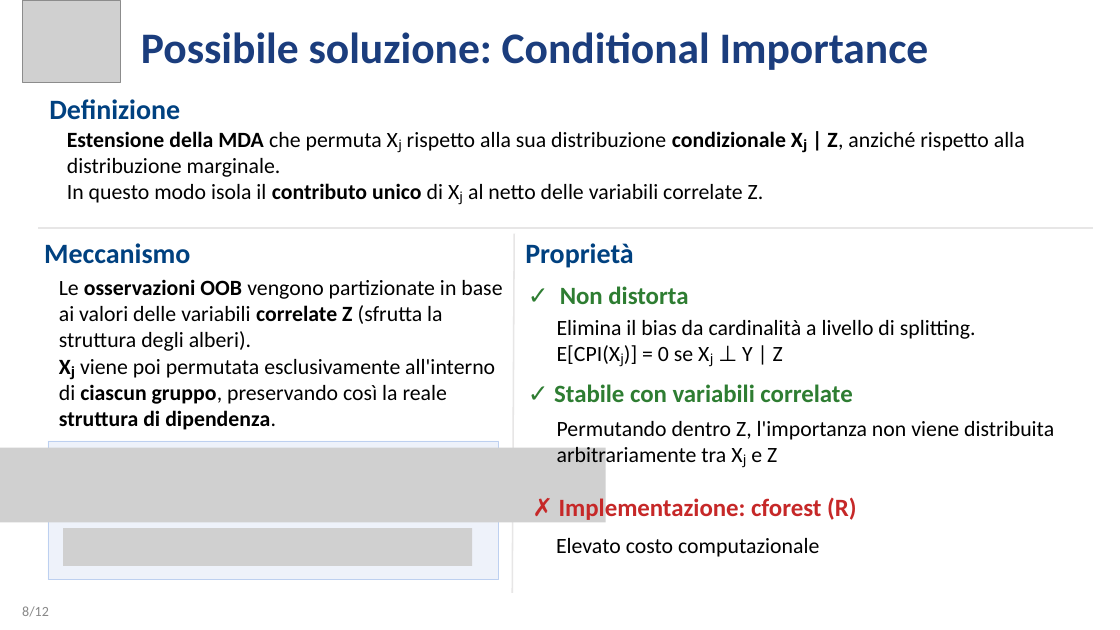
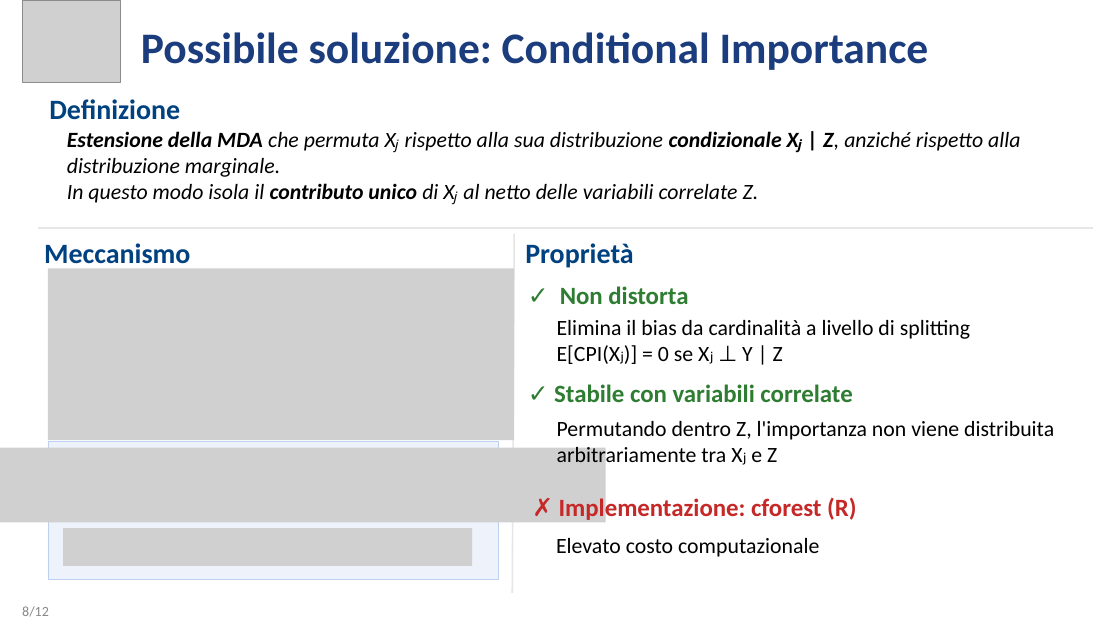
Before and after one commit to Eros-Pinzani/Statistical-Learning, a slide deck: slide 8 of ContestSL/Presentazione_Contest.pptx. Drawn at 1120x630 pixels with LibreOffice and Linux fonts; fonts in the diff are those of the drawing; grey boxes stand for pictures. Boxes give left, top, right and bottom in pixels: in the first picture for what was removed or moved away, otherwise in the second. Text is boxed around its words. In the diff, an @@ line names an element or a change of style, - is before the commit and + after.

Commit message:
Add files via upload
snellito il testo delle slide

```diff
--- a/ContestSL/Presentazione_Contest.pptx
+++ b/ContestSL/Presentazione_Contest.pptx
@@ text "Estensione della MDA che permuta ..." at (67, 131, 1020, 203): italic on @@
@@ picture added at (48, 269, 514, 440) @@
@@ text removed at (59, 279, 502, 430) @@
-Le osservazioni OOB vengono partizionate in base ai valori delle variabili correlate Z (sfrutta la struttura degli alberi).
-Xⱼ viene poi permutata esclusivamente all'interno di ciascun gruppo, preservando così la reale struttura di dipendenza.
@@ text at (557, 320, 970, 339): text changed @@
-Elimina il bias da cardinalità a livello di splitting.
+Elimina il bias da cardinalità a livello di splitting
```
Also in this commit, not shown: 3 other slides changed.
